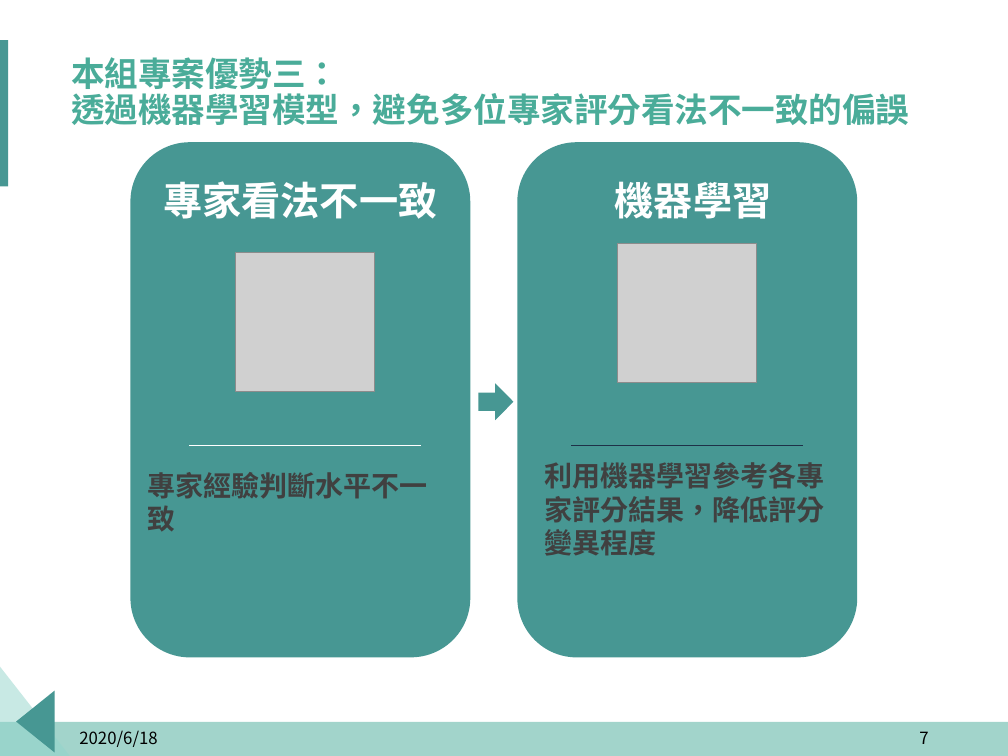
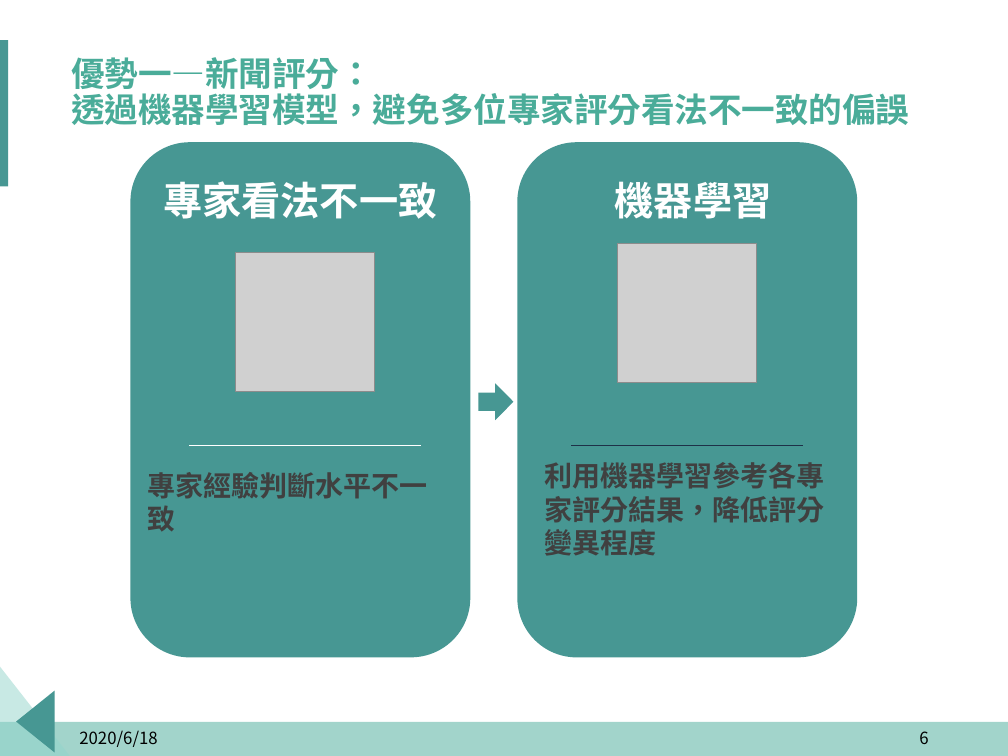
Before and after one commit to p314008dsa/Text-mining, a slide deck: slide 6 of 報告擋/Fintech.pptx (slide 7 before the commit). Drawn at 1008x756 pixels with LibreOffice and Linux fonts; fonts in the diff are those of the drawing; grey boxes stand for pictures; background and template pictures are left out. Boxes give left, top, right and bottom in pixels: in the first picture for what was removed or moved away, otherwise in the second. Text is boxed around its words. In the diff, an @@ line names an element or a change of style, - is before the commit and + after.

```diff
--- a/報告擋/Fintech.pptx
+++ b/報告擋/Fintech.pptx
@@ title at [71,57,909,125]: text changed @@
-本組專案優勢三：
-透過機器學習模型，避免多位專家評分看法不一致的偏誤
+優勢一—新聞評分：
+透過機器學習模型，避免多位專家評分看法不一致的偏誤
@@ page number at [919,731,928,744]: text changed @@
-7
+6
```
Also in this commit, not shown: 9 other slides changed, 2 slides added.
